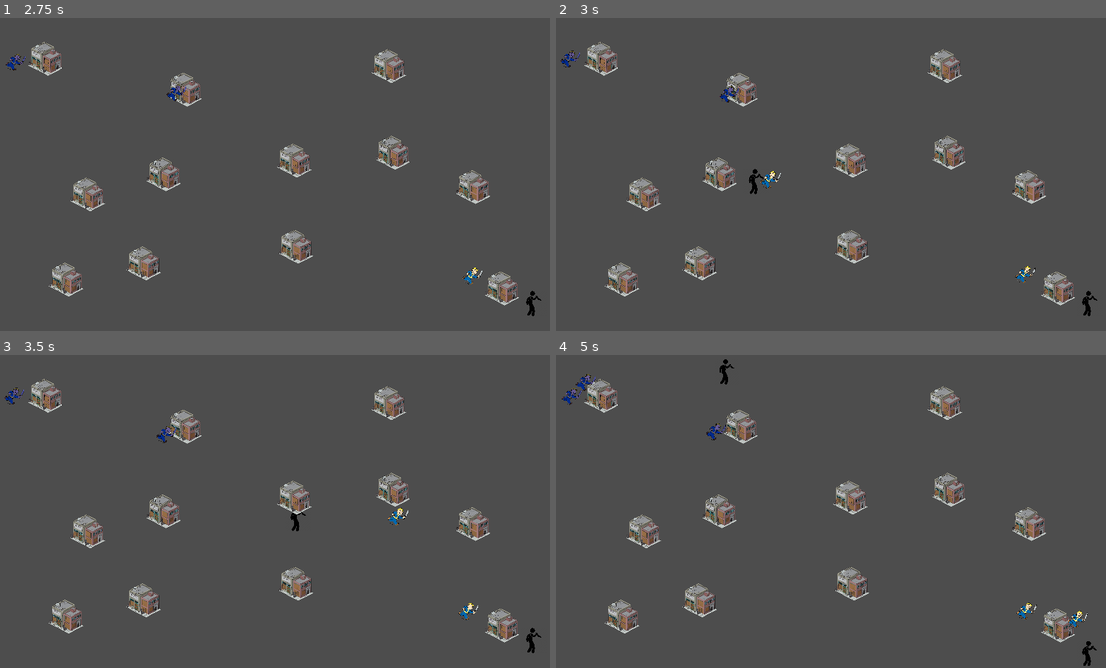
Above: before the commit, frames 1-4 (two rows, left to right).
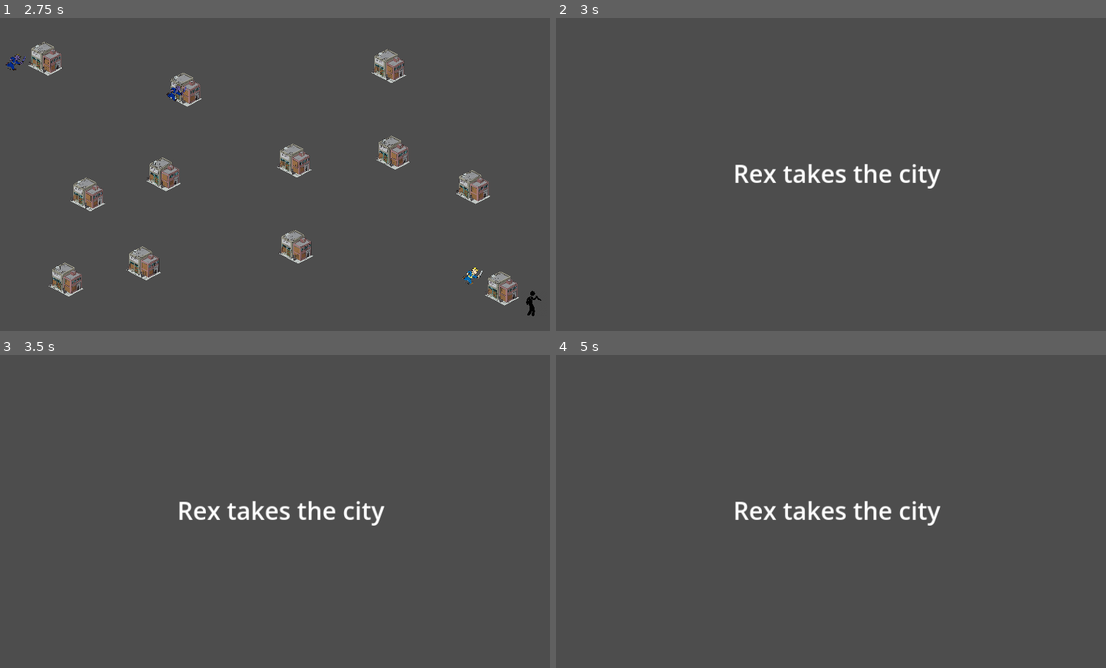
Above: after the commit, the same moments.

Repository: Alfenstein8/createjam
Game: Godot game, scene res://scenes/main_menu.tscn
The game is run twice, just before and just after one commit, with the same random seed, the same clock (stepped at 60 frames per second) and the same inputs.
Inputs:
- Up to frame 1 (2.75 s): click "GANG" at 0.5 s; hold D (p1_right) 1.28-2.03 s; hold F (p1_follow) 1.28-2.03 s; hold S (p1_down) from 2.03 s (still down); tap T (p1_interact) at 2.1 s
- Up to frame 2 (3 s): release S (p1_down) at 2.78 s; hold D (p1_right) from 2.78 s (still down); tap R (p1_shoot) at 2.85 s
- Up to frame 3 (3.5 s): keep holding D (p1_right)
- Up to frame 4 (5 s): release D (p1_right) at 3.53 s; hold W (p1_up) 3.53-4.28 s; tap Down (p2_down) at 3.6 s; hold A (p1_left) from 4.28 s (still down); hold L (p2_follow) from 4.28 s (still down)

Frame 1 is identical in both runs. In frame 2, 6.0% of the frame differs, in the area x 0-99%, y 7-96%; in frame 3, 6.1%; in frame 4, 6.2%, in the area x 1-99%, y 1-100%.

Commit message:
Added winning screens

Diff:
--- a/Scripts/bullet.gd
+++ b/Scripts/bullet.gd
@@ -12,6 +12,12 @@
 	position += transform.x * speed * delta
 
 func _on_bullet_body_entered(body):
+	if(body.is_in_group("player")):
+		if(body == player_owner):
+			return
+		body.hit.emit()
+		body.queue_free()
+		queue_free()
 	if body.is_in_group("gangmember"):
 		body.queue_free()
 		queue_free()
--- /dev/null
+++ b/Scripts/level.gd
@@ -0,0 +1,19 @@
+extends Node2D
+
+var player1_screen = preload("res://scenes/winner_screen.tscn")
+var player2_screen = preload("res://scenes/Player_2_winner_screen.tscn")
+# Called when the node enters the scene tree for the first time.
+func _ready():
+	pass # Replace with function body.
+
+
+# Called every frame. 'delta' is the elapsed time since the previous frame.
+func _process(delta):
+	pass
+
+
+func _on_player_hit():
+	get_tree().change_scene_to_packed(player1_screen)
+
+func _on_player_2_hit():
+	get_tree().change_scene_to_packed(player2_screen)
--- /dev/null
+++ b/scenes/Player_2_winner_screen.tscn
@@ -0,0 +1,18 @@
+[gd_scene format=3 uid="uid://di0yuxwafp00u"]
+
+[node name="Player 2 Winner screen" type="Control"]
+layout_mode = 3
+anchors_preset = 15
+anchor_right = 1.0
+anchor_bottom = 1.0
+grow_horizontal = 2
+grow_vertical = 2
+
+[node name="Winning label" type="Label" parent="."]
+layout_mode = 0
+offset_left = 289.0
+offset_top = 304.0
+offset_right = 901.0
+offset_bottom = 376.0
+theme_override_font_sizes/font_size = 50
+text = "Rumleskaft takes the city"
--- a/scenes/level.tscn
+++ b/scenes/level.tscn
@@ -1,9 +1,11 @@
-[gd_scene load_steps=3 format=3 uid="uid://gdl00x03nvju"]
+[gd_scene load_steps=4 format=3 uid="uid://gdl00x03nvju"]
 
+[ext_resource type="Script" path="res://Scripts/level.gd" id="1_cva03"]
 [ext_resource type="PackedScene" uid="uid://7otgramulw64" path="res://scenes/player.tscn" id="1_pvbff"]
 [ext_resource type="PackedScene" uid="uid://c7qu7xoo0f1rt" path="res://scenes/building.tscn" id="2_yljij"]
 
 [node name="Level" type="Node2D"]
+script = ExtResource("1_cva03")
 
 [node name="Player" parent="." instance=ExtResource("1_pvbff")]
 position = Vector2(36, 40)
@@ -51,3 +53,6 @@
 [node name="Building12" parent="buildings" node_paths=PackedStringArray("player_owner") instance=ExtResource("2_yljij")]
 position = Vector2(106, 91)
 player_owner = NodePath("../../Player")
+
+[connection signal="hit" from="Player" to="." method="_on_player_hit"]
+[connection signal="hit" from="Player2" to="." method="_on_player_2_hit"]
--- /dev/null
+++ b/scenes/winner_screen.tscn
@@ -0,0 +1,17 @@
+[gd_scene format=3 uid="uid://cegdynhd74yyo"]
+
+[node name="Player 1 Winner screen" type="Control"]
+layout_mode = 3
+anchors_preset = 15
+anchor_right = 1.0
+anchor_bottom = 1.0
+grow_horizontal = 2
+grow_vertical = 2
+
+[node name="Winning label" type="Label" parent="."]
+offset_left = 375.0
+offset_top = 291.0
+offset_right = 801.0
+offset_bottom = 363.0
+theme_override_font_sizes/font_size = 50
+text = "Rex takes the city"
